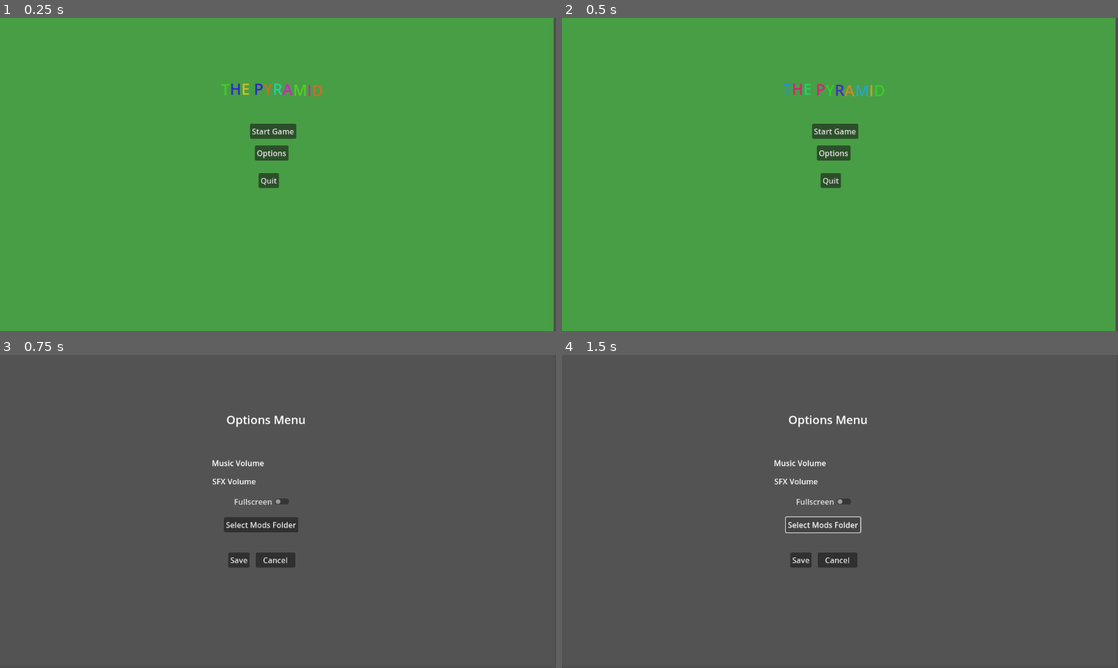
Above: before the commit, frames 1-4 (two rows, left to right).
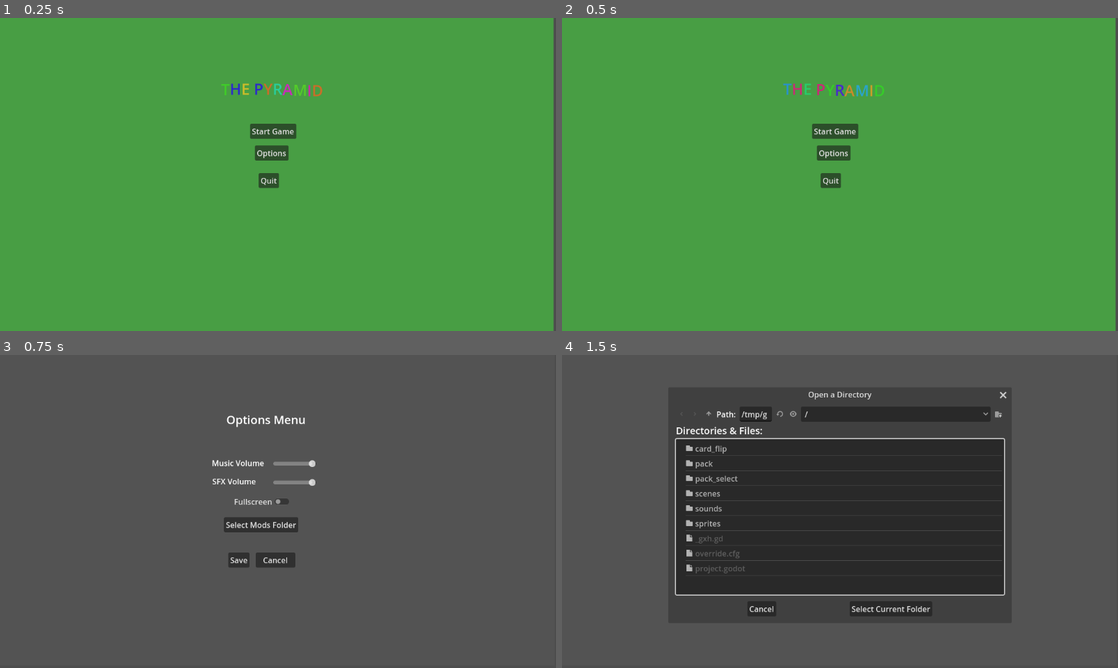
Above: after the commit, the same moments.

Repository: monochromia/PyramidGodot
Game: Godot game, scene res://scenes/Main Menu.tscn
Two runs of this game, one before a commit and one after it. Both use one fixed random seed, a clock stepped at 60 frames per second and the inputs below.
Inputs:
- Up to frame 1 (0.25 s): no input
- Up to frame 2 (0.5 s): no input
- Up to frame 3 (0.75 s): click "Options" at 0.5 s
- Up to frame 4 (1.5 s): click "Select Mods Folder" at 1.25 s

Frames 1-2 are identical in both runs. In frame 3, 0.2% of the frame differs, in the area x 49-57%, y 33-42%; in frame 4, 32%, in the area x 20-80%, y 11-84%.
Error before the commit: Attempt to call function 'set_value_no_signal' in base 'null instance' on a null instance. (res://scenes/Options)

Commit message:
fixed options scene

Diff:
--- a/project.godot
+++ b/project.godot
@@ -12,7 +12,7 @@
 
 config/name="PyramidGodot"
 run/main_scene="res://scenes/Main Menu.tscn"
-config/features=PackedStringArray("4.0", "GL Compatibility")
+config/features=PackedStringArray("4.1", "GL Compatibility")
 config/icon="res://sprites/icon.svg"
 
 [display]
--- a/scenes/Options Menu.gd
+++ b/scenes/Options Menu.gd
@@ -5,7 +5,11 @@
 var fullscreen: bool = false
 var mod_folder_path : String = ""
 var config := ConfigFile.new()
-
+@onready var music_volume_slider = $"Options Menu Background/MusicLabel/MusicVolumeSlider"
+@onready var sfx_volume_slider = $"Options Menu Background/SFXLabel/SFXVolumeSlider"
+@onready var fullscreen_toggle = $"Options Menu Background/FullscreenToggle"
+@onready var music_player = $"Options Menu Background/MusicLabel/Music"
+@onready var sfx_test_sound = $"Options Menu Background/SFXLabel/SFXTestSound"
 const SAVE_PATH = "user://settings.cfg"
 
 # Called when the node enters the scene tree for the first time.
@@ -24,12 +28,12 @@
 	if config.get_value("settings", "mod_folder_path"):
 		mod_folder_path = config.get_value("settings", "mod_folder_path")
 
-	$MusicVolumeSlider.set_value_no_signal(2 * (music_volume + 50))
-	$SFXVolumeSlider.set_value_no_signal(2 * (sfx_volume + 50))
-	$FullscreenToggle.set_pressed_no_signal(fullscreen)
+	music_volume_slider.set_value_no_signal(2 * (music_volume + 50))
+	sfx_volume_slider.set_value_no_signal(2 * (sfx_volume + 50))
+	fullscreen_toggle.set_pressed_no_signal(fullscreen)
 
-	$Music.volume_db = music_volume
-	$Music.play()
+	music_player.volume_db = music_volume
+	music_player.play()
 
 
 # Called every frame. 'delta' is the elapsed time since the previous frame.
@@ -53,13 +57,13 @@
 
 func _on_music_volume_slider_update(value: float):
 	music_volume = 0 - (100 - value) / 2
-	$Music.volume_db = music_volume
+	music_player.volume_db = music_volume
 
 
 func _on_sfx_volume_slider_update(value: float):
 	sfx_volume = 0 - (100 - value) / 2
-	$SFXTestSound.volume_db = sfx_volume
-	$SFXTestSound.play()
+	sfx_test_sound.volume_db = sfx_volume
+	sfx_test_sound.play()
 
 func _on_fullscreen_toggle_update(fullscreen_active: bool):
 	fullscreen = fullscreen_active
@@ -71,7 +75,7 @@
 
 func _on_select_button_pressed():
 	print("Current Mod Folder Path is " + mod_folder_path)
-	$FileDialog.popup()
+	$"Options Menu Background/SelectButton/FileDialog".popup()
 
 func _on_file_dialog_dir_selected(dir):
 	mod_folder_path = dir
--- a/scenes/Options Menu.tscn
+++ b/scenes/Options Menu.tscn
@@ -13,6 +13,7 @@
 color = Color(0.341176, 0.341176, 0.341176, 0.615686)
 
 [node name="Options Menu Title" type="RichTextLabel" parent="Options Menu Background"]
+layout_mode = 0
 offset_left = 443.0
 offset_top = 117.0
 offset_right = 659.0
@@ -24,6 +25,8 @@
 fit_content = true
 
 [node name="MusicLabel" type="RichTextLabel" parent="Options Menu Background"]
+clip_contents = false
+layout_mode = 0
 offset_left = 439.0
 offset_top = 212.0
 offset_right = 552.0
@@ -33,6 +36,9 @@
 fit_content = true
 
 [node name="MusicVolumeSlider" type="HSlider" parent="Options Menu Background/MusicLabel"]
+z_index = 1
+z_as_relative = false
+layout_mode = 0
 offset_left = 127.0
 offset_top = -5.0
 offset_right = 216.0
@@ -44,6 +50,8 @@
 pitch_scale = 0.63
 
 [node name="SFXLabel" type="RichTextLabel" parent="Options Menu Background"]
+clip_contents = false
+layout_mode = 0
 offset_left = 440.0
 offset_top = 250.0
 offset_right = 534.0
@@ -57,6 +65,7 @@
 pitch_scale = 0.63
 
 [node name="SFXVolumeSlider" type="HSlider" parent="Options Menu Background/SFXLabel"]
+layout_mode = 0
 offset_left = 126.0
 offset_top = -4.0
 offset_right = 215.0
@@ -64,6 +73,7 @@
 value = 100.0
 
 [node name="FullscreenToggle" type="CheckButton" parent="Options Menu Background"]
+layout_mode = 0
 offset_left = 479.0
 offset_top = 288.0
 offset_right = 606.0
@@ -71,6 +81,7 @@
 text = "Fullscreen"
 
 [node name="SelectButton" type="Button" parent="Options Menu Background"]
+layout_mode = 0
 offset_left = 464.0
 offset_top = 336.0
 offset_right = 618.0
@@ -78,14 +89,15 @@
 text = "Select Mods Folder"
 
 [node name="FileDialog" type="FileDialog" parent="Options Menu Background/SelectButton"]
+title = "Open a Directory"
 initial_position = 1
-title = "Open a Directory"
 size = Vector2i(450, 450)
 ok_button_text = "Select Current Folder"
 file_mode = 2
 access = 2
 
 [node name="SaveButton" type="Button" parent="Options Menu Background"]
+layout_mode = 0
 offset_left = 473.0
 offset_top = 409.0
 offset_right = 517.0
@@ -93,6 +105,7 @@
 text = "Save"
 
 [node name="CancelButton" type="Button" parent="Options Menu Background"]
+layout_mode = 0
 offset_left = 530.0
 offset_top = 409.0
 offset_right = 612.0
